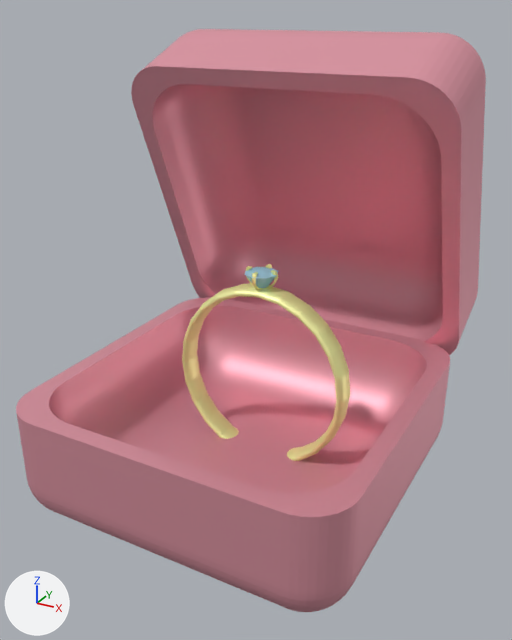
What one commit did to the glTF model models/model6/tinker.glb.
Both versions are drawn from a 50 mm lens placed at (29.3, -33.3, 26.9), pointed at (10.8, 0.5, 10.1). Every picture has the same lights, and +X, +Y and +Z are marked at lower left. Where no turn or scale is listed for an object, it has been applied to the vertices. Vertices at the same position are counted once.

Objects in the first picture: 'Mesh_Mesh_head_geo.001_lambert2SG.001'.
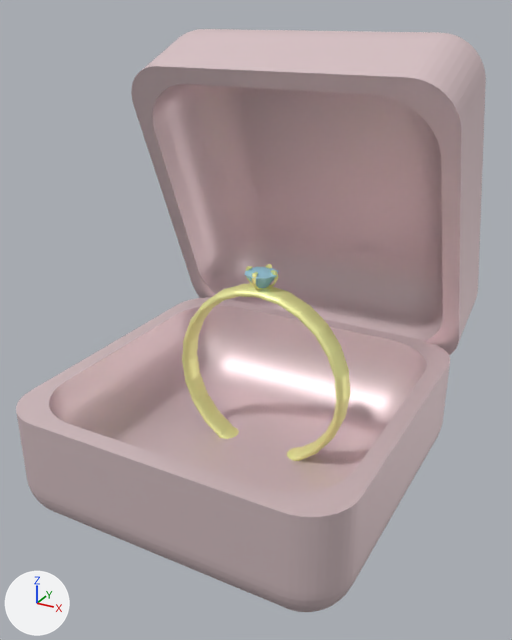
What changed in the scene script:
```text
Change me_mesh_0:
    used by ob_mesh_mesh_head_geo_001_lambert2sg_001; location = (0.0, 0.0, 0.0)
    remove me_mesh_0.from_pydata(...)  # 7005 vertices, 14041 faces; spans x 1.0..21.0, y -11.0..15.0, z 0.0..25.8
    add me_mesh_0.from_pydata(...)  # 7938 vertices, 15907 faces; spans x 1.0..21.0, y -11.0..15.0, z 0.0..25.8
    me_mesh_0 part 1: 118 vertices moved within x 3.6..18.4, y -0.9..6.8, z 0.0..13.3; 6 vertices removed from x 10.2..16.4, y -0.8..0.8, z 2.0..13.1; 939 vertices added at x 10.7..12.3, y -0.5..0.6, z 2.0..12.8
    me_mesh_0 part 2: 8766 kept faces spanning x 1.0..21.0, y -11.0..15.0, z 0.0..25.8 get new vertex colours
```

Pixel boxes (x1, y1, x2, y2) of what changed, in the pictures (512 x 640 px):
part 1 of me_mesh_0, built on: before (162, 273, 386, 493); after (164, 273, 386, 493)
part 2 of me_mesh_0, recoloured (pink to grey): (16, 29, 486, 612) in both
